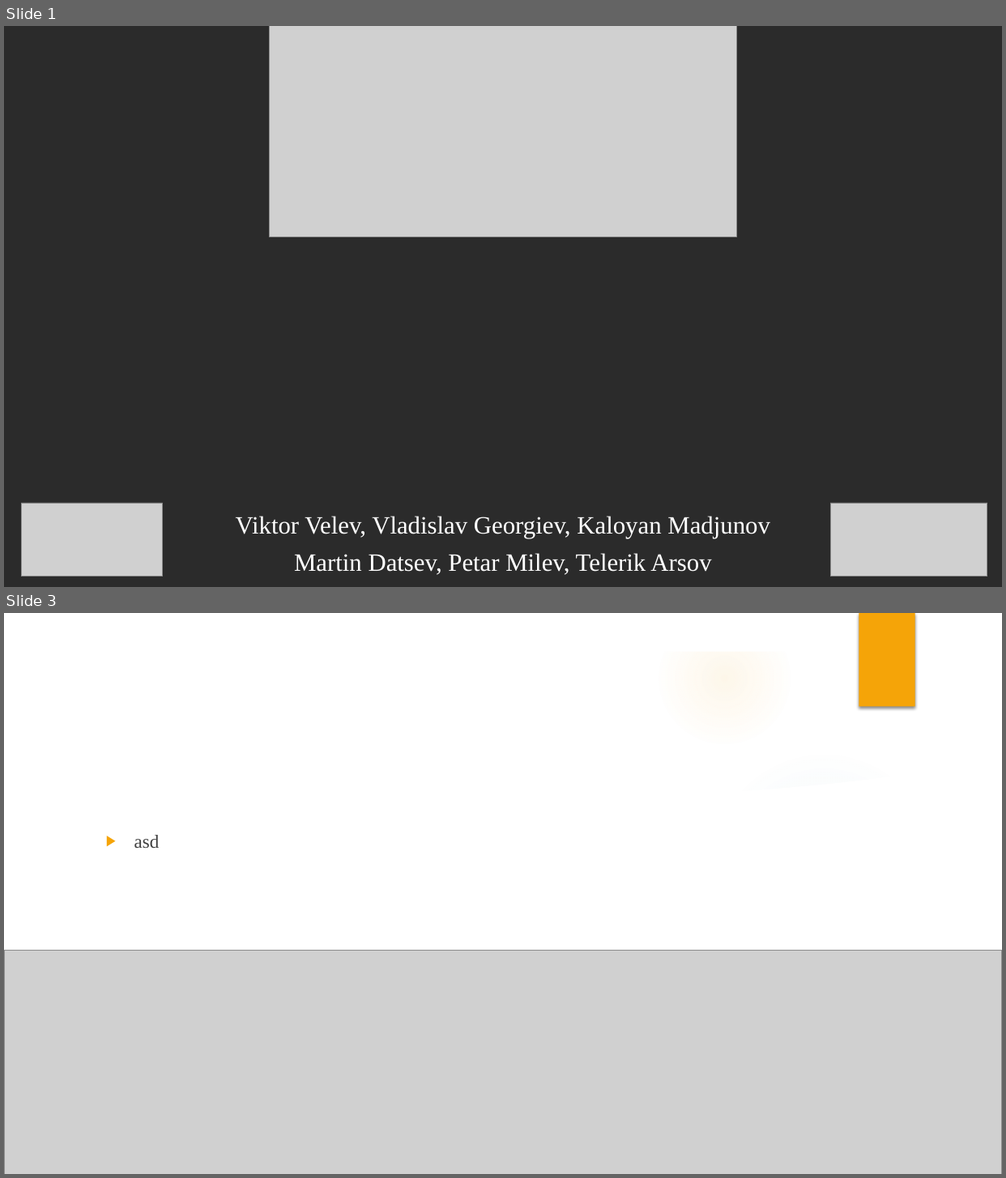
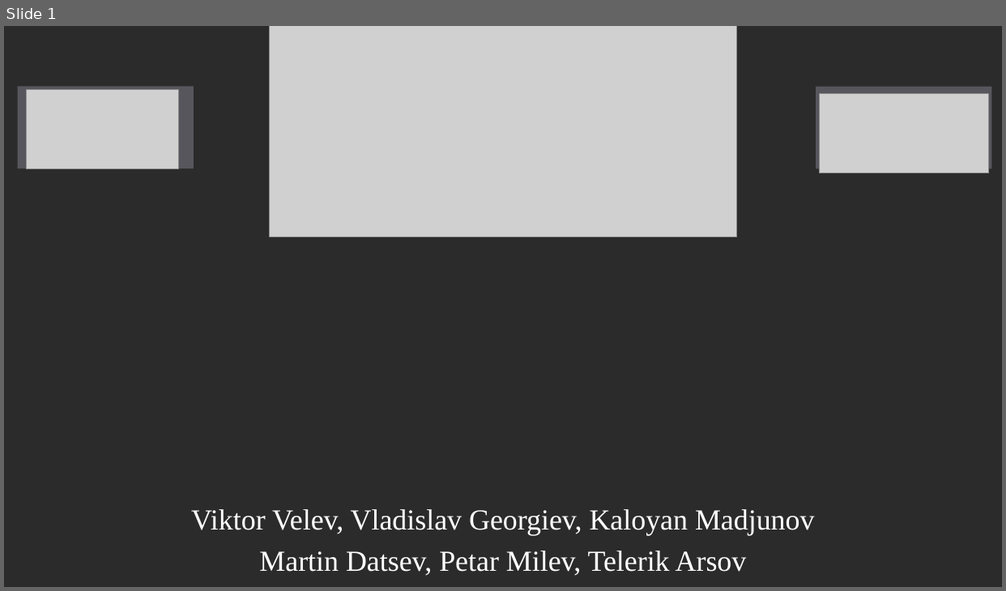
Before and after one commit to vision-sofia/Peper-Analysis, a slide deck: presentation/Peper Analysis.pptx. Shown one above the other, each under a label of ours: slides 1 and 3 before the commit, slide 1 after it; the slides between them are not shown. The pictures are 1006x1178 and 1006x591 pixels, drawn with LibreOffice and Linux fonts; fonts in the diff are those of the drawing; grey boxes stand for pictures; background and template pictures are left out; a plain dark background stands for a picture behind light text. Boxes give left, top, right and bottom in pixels: in the first picture for what was removed or moved away, otherwise in the second. Text is boxed around its words. In the diff, an @@ line names an element or a change of style, - is before the commit and + after.

```diff
--- a/presentation/Peper Analysis.pptx
+++ b/presentation/Peper Analysis.pptx
@@ slide 3 removed at bbox=[4, 613, 1002, 1174], background picture (left out) @@
@@ group removed at bbox=[4, 613, 1002, 1174]: 4 ellipses, 3 freeform shapes @@
@@ rectangle removed at bbox=[859, 613, 915, 707] @@
@@ text removed at bbox=[134, 835, 160, 848] @@
-▶ asd
@@ picture removed at bbox=[4, 950, 1002, 1174] @@
@@ slide 1 changed as well @@
@@ rectangle added at bbox=[18, 86, 194, 169], fill #B8B3C9 at 32% opacity @@
@@ picture: place and size @@
-picture at bbox=[21, 503, 162, 576]
+picture at bbox=[26, 90, 177, 169]
@@ rectangle added at bbox=[816, 87, 992, 169], fill #B8B3C9 at 32% opacity @@
@@ picture: place and size @@
-picture at bbox=[830, 503, 987, 576]
+picture at bbox=[819, 94, 988, 173]
@@ subtitle "Viktor Velev, Vladislav Georgiev, Kaloyan ...": place and size @@
-subtitle "Viktor Velev, Vladislav Georgiev, Kaloyan ..." at bbox=[236, 516, 770, 575]
+subtitle "Viktor Velev, Vladislav Georgiev, Kaloyan ..." at bbox=[191, 510, 815, 576]
@@ subtitle "Viktor Velev, Vladislav Georgiev, Kaloyan ..." at bbox=[191, 510, 815, 576]: size 24 to 28 pt @@
```
Also in this commit, not shown: 6 slides added, 5 other slides removed, 8 other files.
